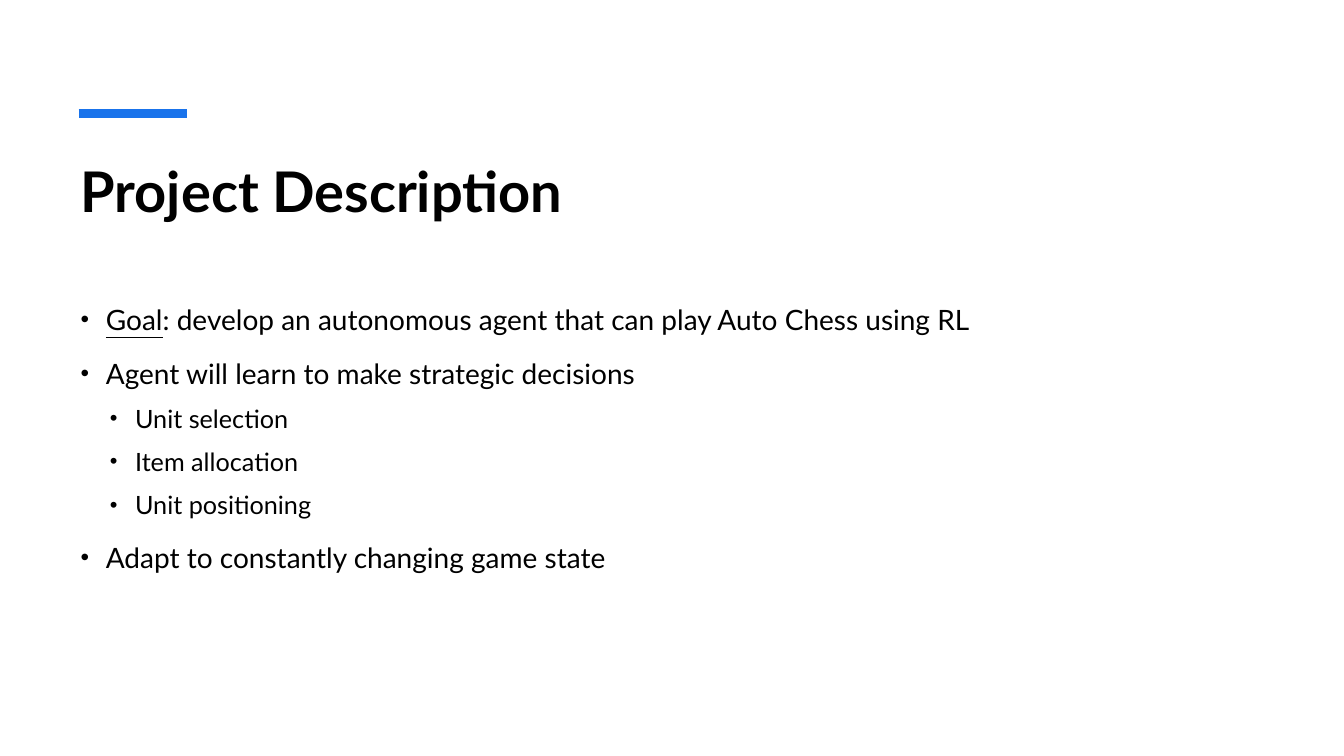
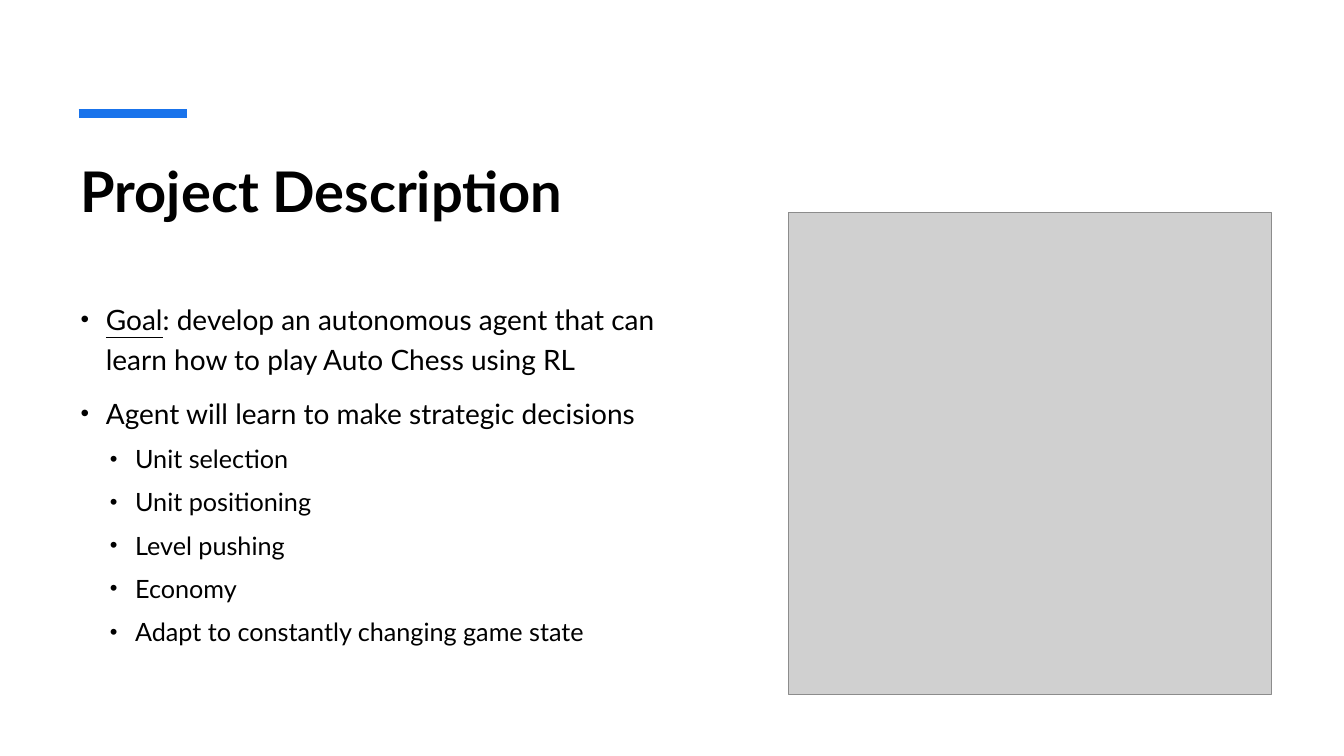
Before and after one commit to AGlebov-atbu/ds543-project, a slide deck: slide 2 of Documents/FinalPresentation.pptx. Drawn at 1344x756 pixels with LibreOffice and Linux fonts; fonts in the diff are those of the drawing; grey boxes stand for pictures. Boxes give left, top, right and bottom in pixels: in the first picture for what was removed or moved away, otherwise in the second. Text is boxed around its words. In the diff, an @@ line names an element or a change of style, - is before the commit and + after.

```diff
--- a/Documents/FinalPresentation.pptx
+++ b/Documents/FinalPresentation.pptx
@@ picture added at [788, 212, 1271, 695] @@
@@ text at [106, 309, 654, 375]: text changed @@
-• Goal: develop an autonomous agent that can play Auto Chess using RL
+• Goal: develop an autonomous agent that can learn how to play Auto Chess using RL
@@ text at [135, 452, 298, 472]: paragraph removed @@
-  • Item allocation
@@ text at [135, 536, 284, 602]: paragraphs added @@
+  • Level pushing
+  • Economy
@@ text at [135, 622, 584, 646]: size 20 to 18 pt in "Adapt to constantly changing game state"; list level 1 to 2 in "Adapt to constantly changing game ..." @@
```
Also in this commit, not shown: 5 other slides changed.
